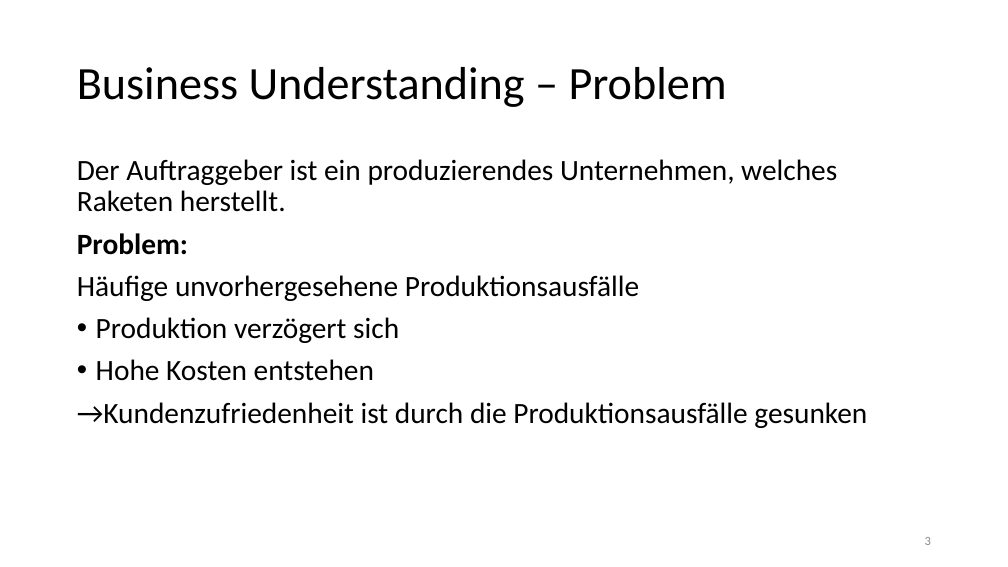
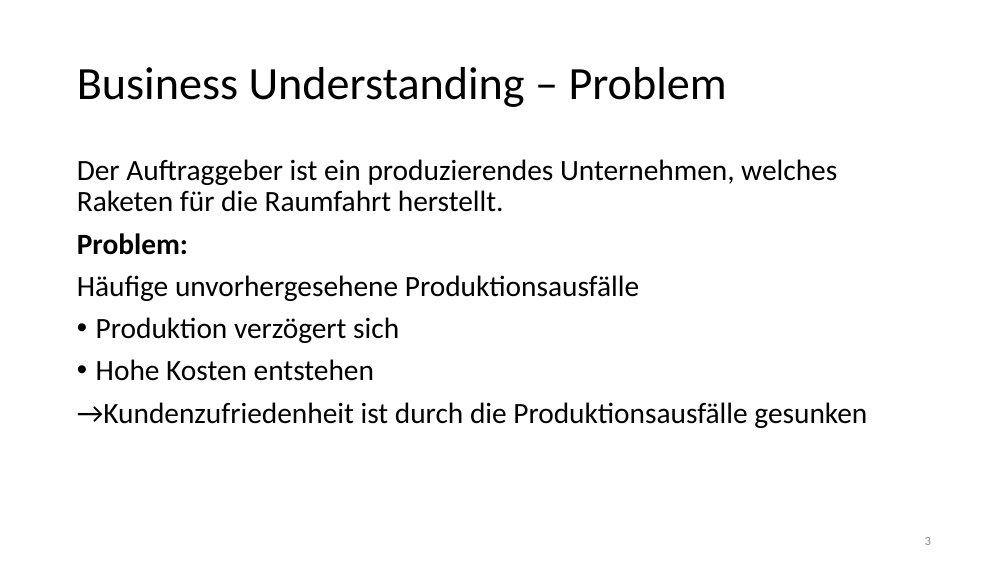
Before and after one commit to Flitschi7/big-data-management, a slide deck: slide 3 of Organisational/Dokumentation HHZ Rocket Project.pptx. Drawn at 1008x567 pixels with LibreOffice and Linux fonts; fonts in the diff are those of the drawing. Boxes give left, top, right and bottom in pixels: in the first picture for what was removed or moved away, otherwise in the second. Text is boxed around its words. In the diff, an @@ line names an element or a change of style, - is before the commit and + after.

```diff
--- a/Organisational/Dokumentation HHZ Rocket Project.pptx
+++ b/Organisational/Dokumentation HHZ Rocket Project.pptx
@@ text at [77, 159, 837, 212]: text changed @@
-Der Auftraggeber ist ein produzierendes Unternehmen, welches Raketen herstellt.
+Der Auftraggeber ist ein produzierendes Unternehmen, welches Raketen für die Raumfahrt herstellt.
```
Also in this commit, not shown: 14 other slides changed.
